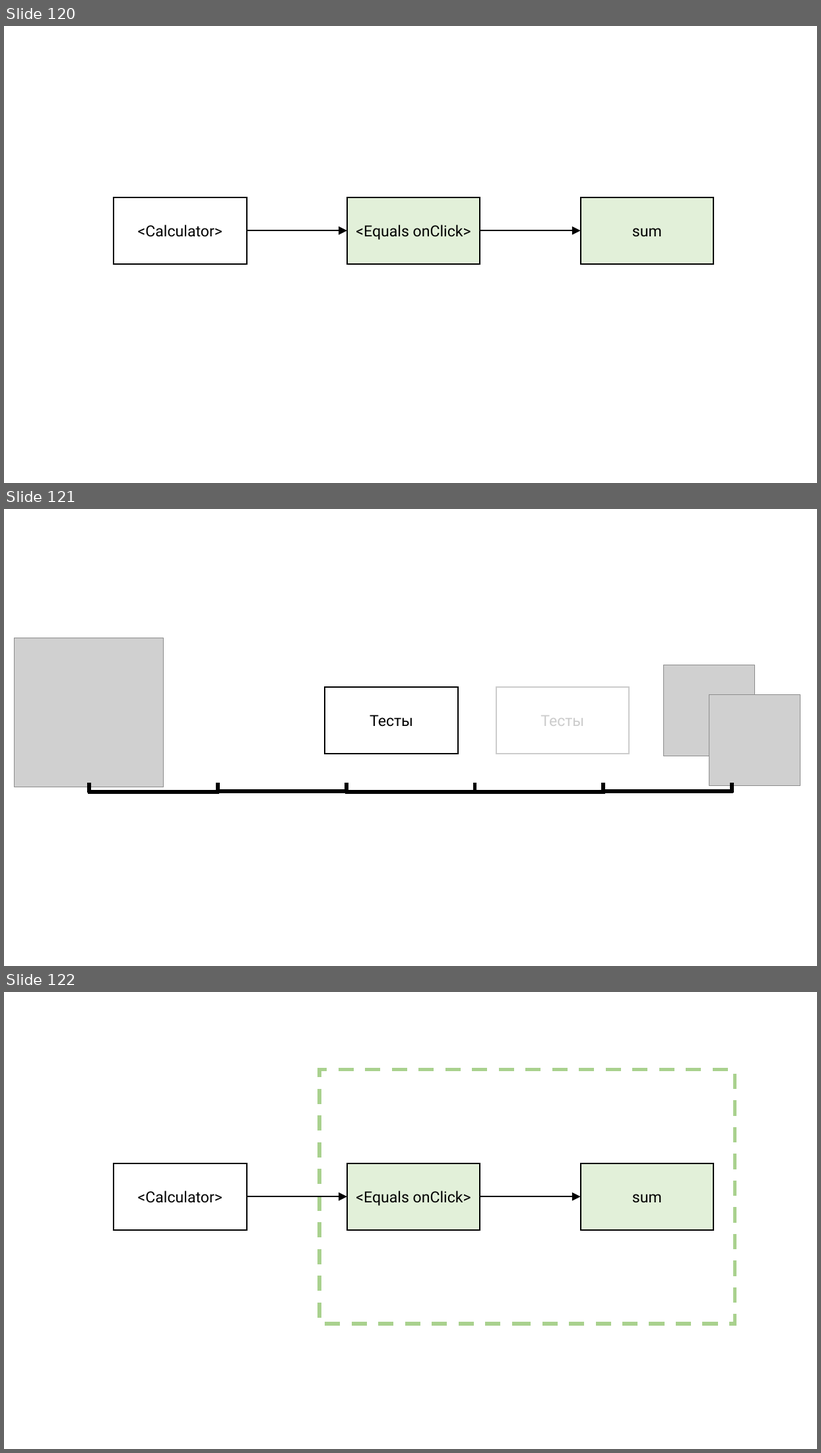
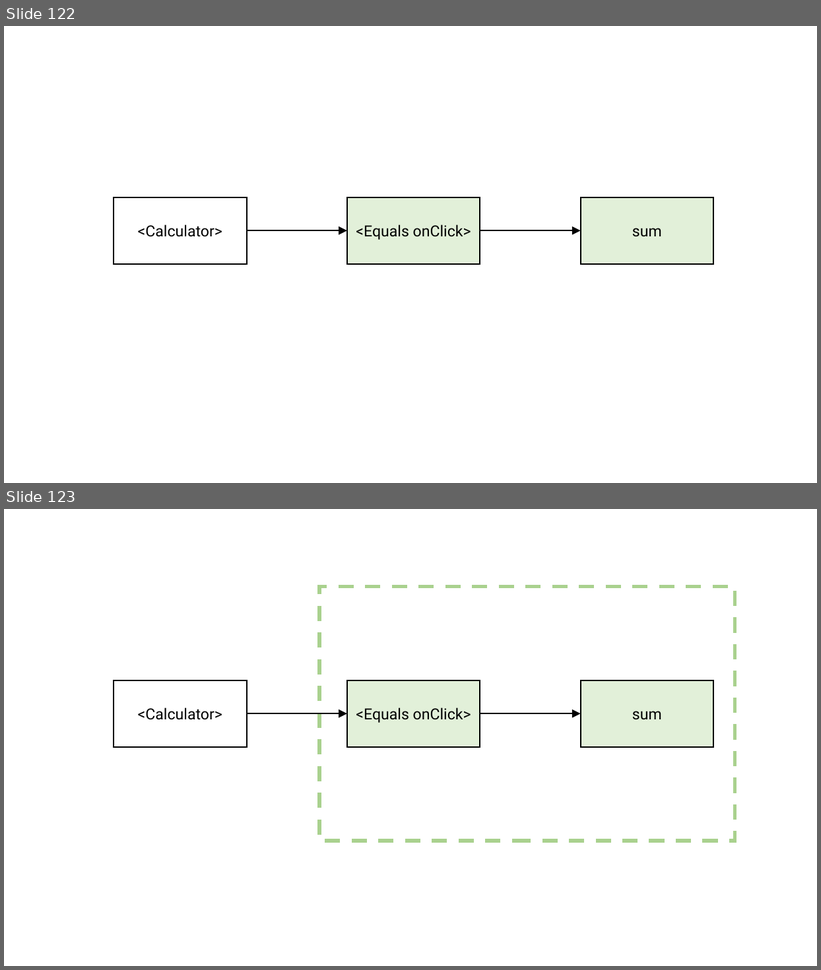
Before and after one commit to rkhaimov/brain-gym, a slide deck: Презентация.pptx. Shown one above the other, each under a label of ours: slides 120, 121 and 122 before the commit, slides 122 and 123 after it. The pictures are 821x1453 and 821x970 pixels, drawn with LibreOffice and Linux fonts; fonts in the diff are those of the drawing; grey boxes stand for pictures. Boxes give left, top, right and bottom in pixels: in the first picture for what was removed or moved away, otherwise in the second. Text is boxed around its words. In the diff, an @@ line names an element or a change of style, - is before the commit and + after.

```diff
--- a/Презентация.pptx
+++ b/Презентация.pptx
@@ slide 121 removed at [4, 509, 817, 966], background #FFFFFF @@
@@ picture removed at [15, 638, 164, 788] @@
@@ rectangle removed at [486, 667, 636, 758] @@
@@ picture removed at [663, 665, 754, 756] @@
@@ rectangle removed at [325, 688, 458, 755] @@
-Тесты
@@ rectangle removed at [496, 688, 629, 755] @@
-Тесты
@@ picture removed at [709, 695, 800, 786] @@
@@ group removed at [88, 783, 733, 793]: 18 lines @@
@@ what was slide 120 is now slide 122 @@
@@ what was slide 122 is now slide 123 @@
```
Also in this commit, not shown: 3 slides changed, 3 slides added, 2 other slides removed, 3 other files.
